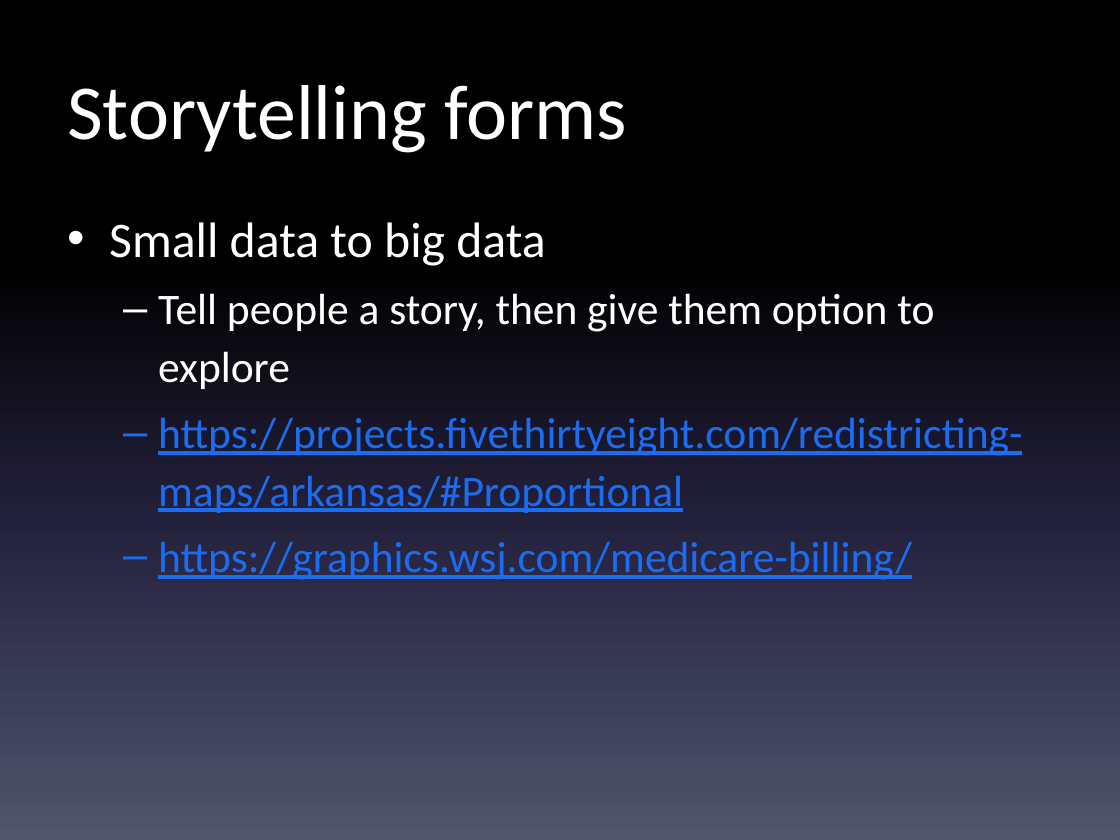
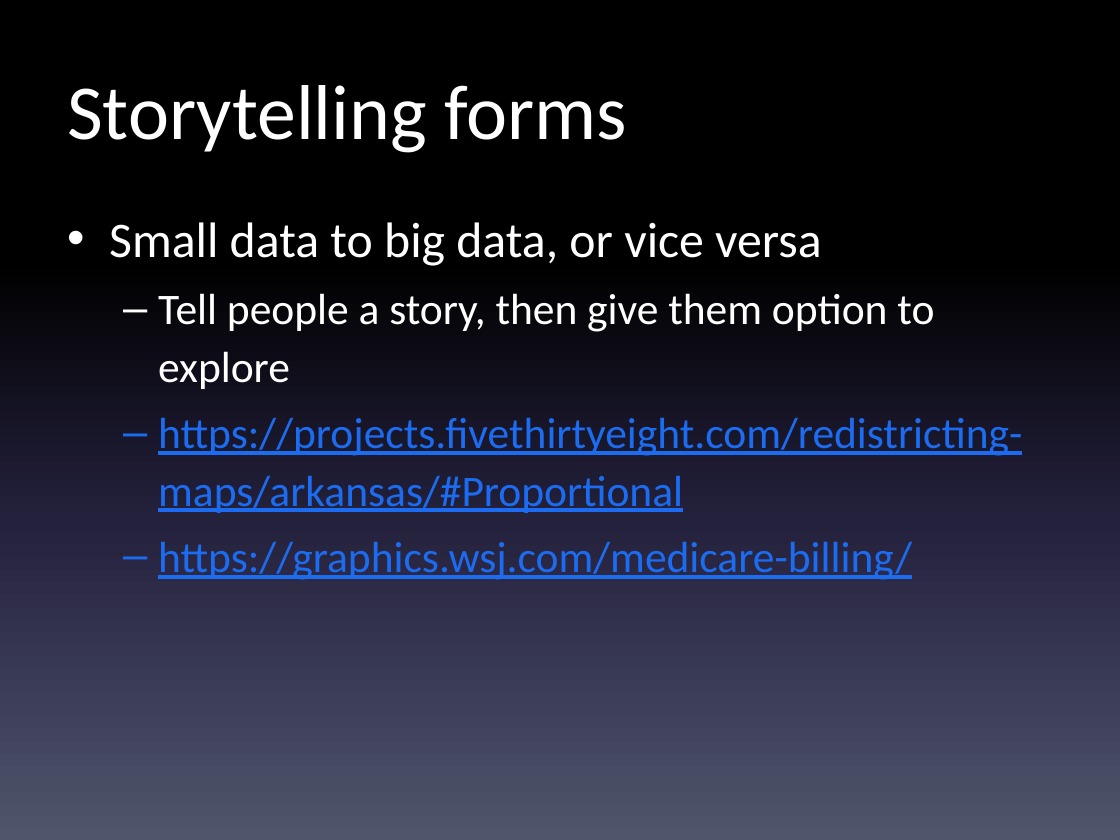
Before and after one commit to randyleonard99/digitalframeworks-spring2020, a slide deck: slide 9 of class9/digitalframeworks-9.pptx. Drawn at 1120x840 pixels with LibreOffice and Linux fonts; fonts in the diff are those of the drawing. Boxes give left, top, right and bottom in pixels: in the first picture for what was removed or moved away, otherwise in the second. Text is boxed around its words. In the diff, an @@ line names an element or a change of style, - is before the commit and + after.

```diff
--- a/class9/digitalframeworks-9.pptx
+++ b/class9/digitalframeworks-9.pptx
@@ text at box(109, 222, 822, 266): text changed @@
-• Small data to big data
+• Small data to big data, or vice versa
```
Also in this commit, not shown: 2 other slides changed, 2 other files.
